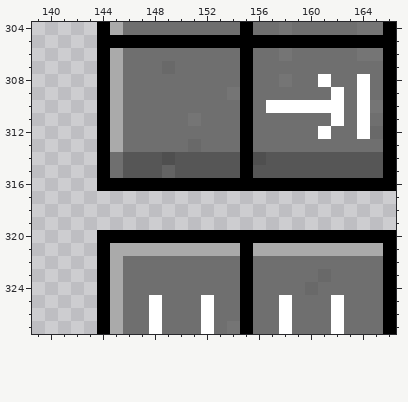
Edited in one commit: pixel-art file (widgets.aseprite). The picture above was drawn from the file before the commit.
1024x1024 pixels, 1 frame. Colours within 5 levels of each other are drawn and written as one. Shown: x 139..166, y 304..327. The commit also changed other parts of the picture, which this record leaves out.
New version:
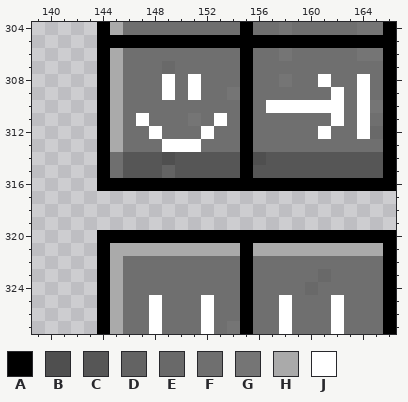
Palette (. is transparent): A #000000  B #4f4f4f  C #565656  D #636363  E #696969  F #6f6f6f  G #757575  H #aaaaaa  J #ffffff
From old to new:
--- layer "keyboard misc"
@@ x 145..155 @@
 307 HFFFEFFFFFA
-308 HFFFFFFFFFA
-309 HFFFFFFFFGA
+308 HFFFJFJFFFA
+309 HFFFJFJFFGA
 310 HFFFFFFFFFA
-311 HFFFFFGFFFA
-312 HFFFFFFFFFA
-313 HFFFFFEFFFA
+311 HFJFFFGFJFA
+312 HFFJFFFJFFA
+313 HFFFJJJFFFA
 314 FCCCBCCCCCA
Changed places in both pictures, as pixel boxes (x1, y1, x2, y2):
changed: (136, 74, 227, 152)
